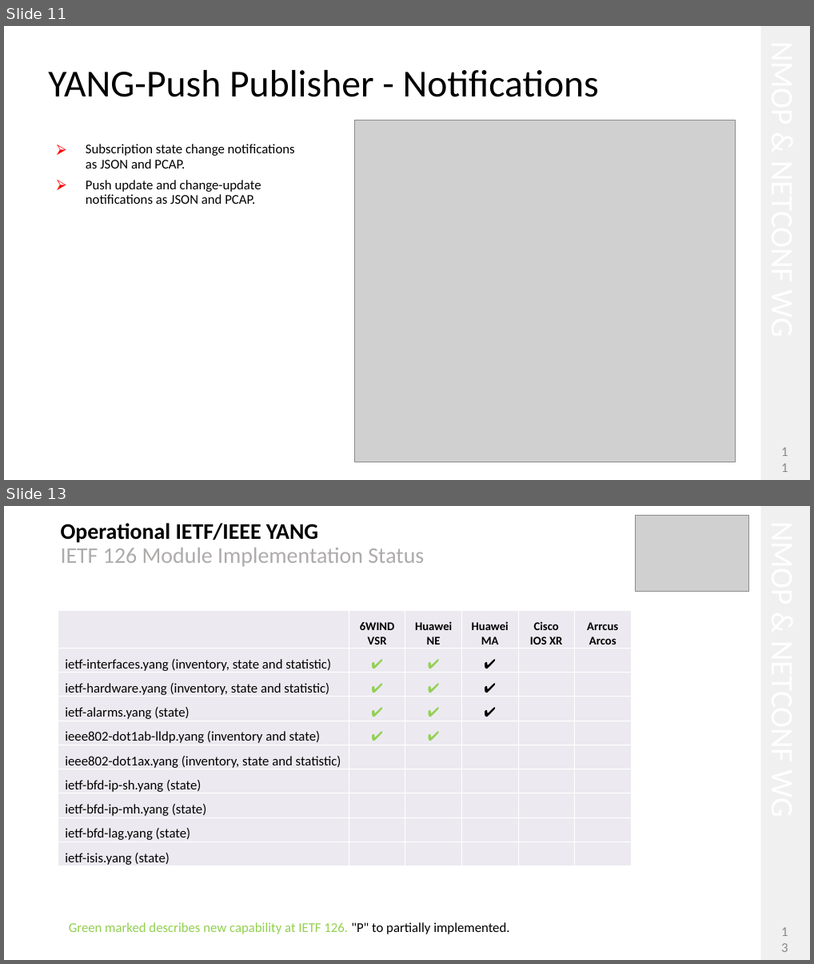
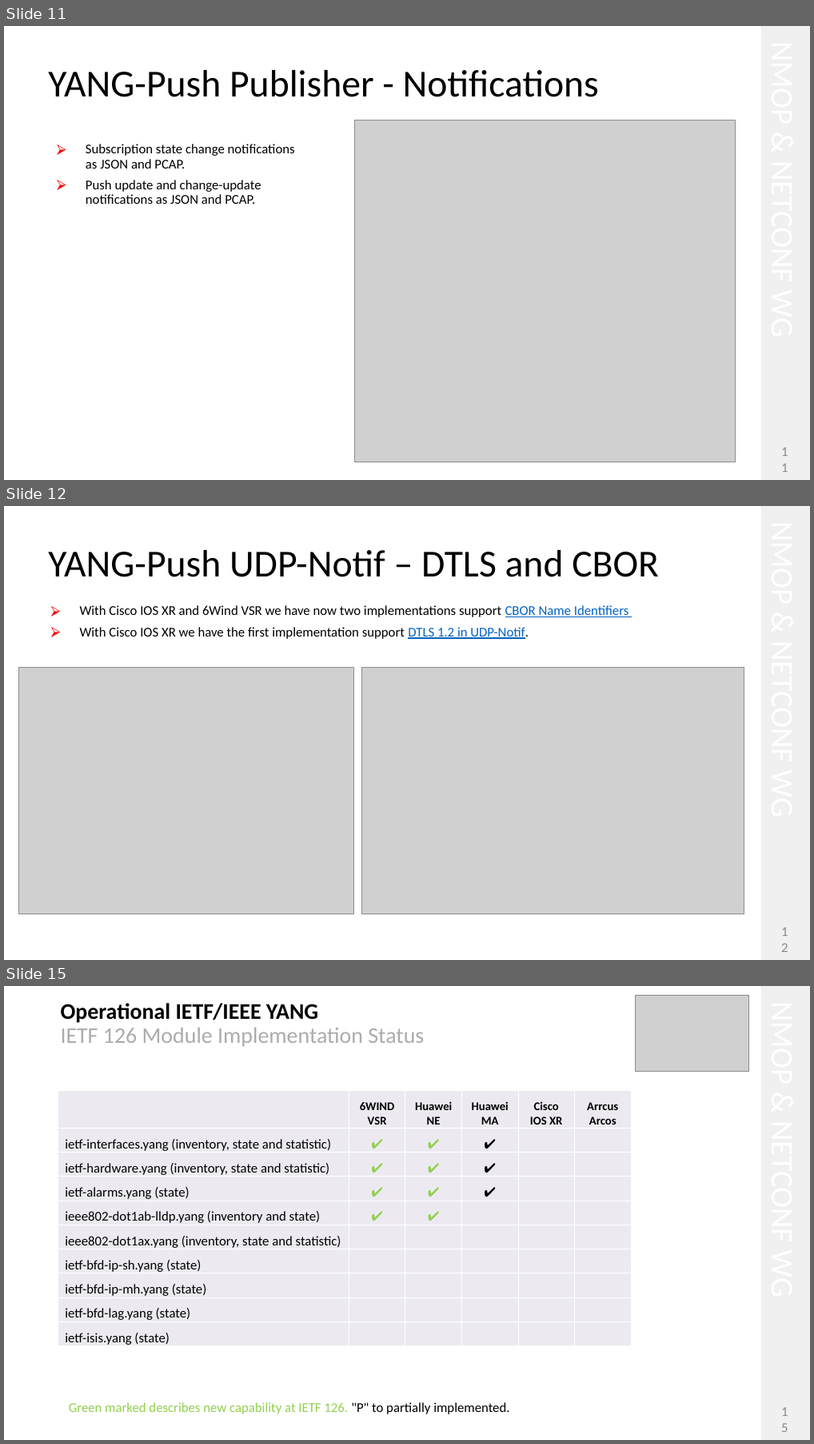
Before and after one commit to network-analytics/ietf-network-analytics-document-status, a slide deck: 126/NMOP/draft-ietf-nmop-yang-message-broker-integration-13.pptx. Shown one above the other, each under a label of ours: slides 11 and 13 before the commit, slides 11, 12 and 15 after it; the slides between them are not shown. The pictures are 814x964 and 814x1444 pixels, drawn with LibreOffice and Linux fonts; fonts in the diff are those of the drawing; grey boxes stand for pictures. Boxes give left, top, right and bottom in pixels: in the first picture for what was removed or moved away, otherwise in the second. Text is boxed around its words. In the diff, an @@ line names an element or a change of style, - is before the commit and + after.

```diff
--- a/126/NMOP/draft-ietf-nmop-yang-message-broker-integration-13.pptx
+++ b/126/NMOP/draft-ietf-nmop-yang-message-broker-integration-13.pptx
@@ slide 12 added at <box>4,506,810,960</box>, background #FFFFFF @@
@@ rectangle added at <box>762,506,810,960</box>, fill #F1F0F0 @@
@@ title added at <box>48,550,659,577</box>, 45.3 pt, text #000000 @@
+YANG-Push UDP-Notif – DTLS and CBOR
@@ text added at <box>80,605,630,639</box>, 16 pt, text #000000 @@
+⮚ With Cisco IOS XR and 6Wind VSR we have now two implementations support CBOR Name Identifiers
+⮚ With Cisco IOS XR we have the first implementation support DTLS 1.2 in UDP-Notif.
@@ picture added at <box>18,668,354,914</box> @@
@@ picture added at <box>362,668,745,914</box> @@
@@ page number added at <box>777,927,793,951</box>, 16 pt, text #888888 @@
+12
@@ what was slide 13 is now slide 15 @@
@@ page number at <box>777,1407,793,1431</box>: text changed @@
-13
+15
```
Also in this commit, not shown: 5 slides changed, 2 other slides added, 8 slides removed, 3 other files.
